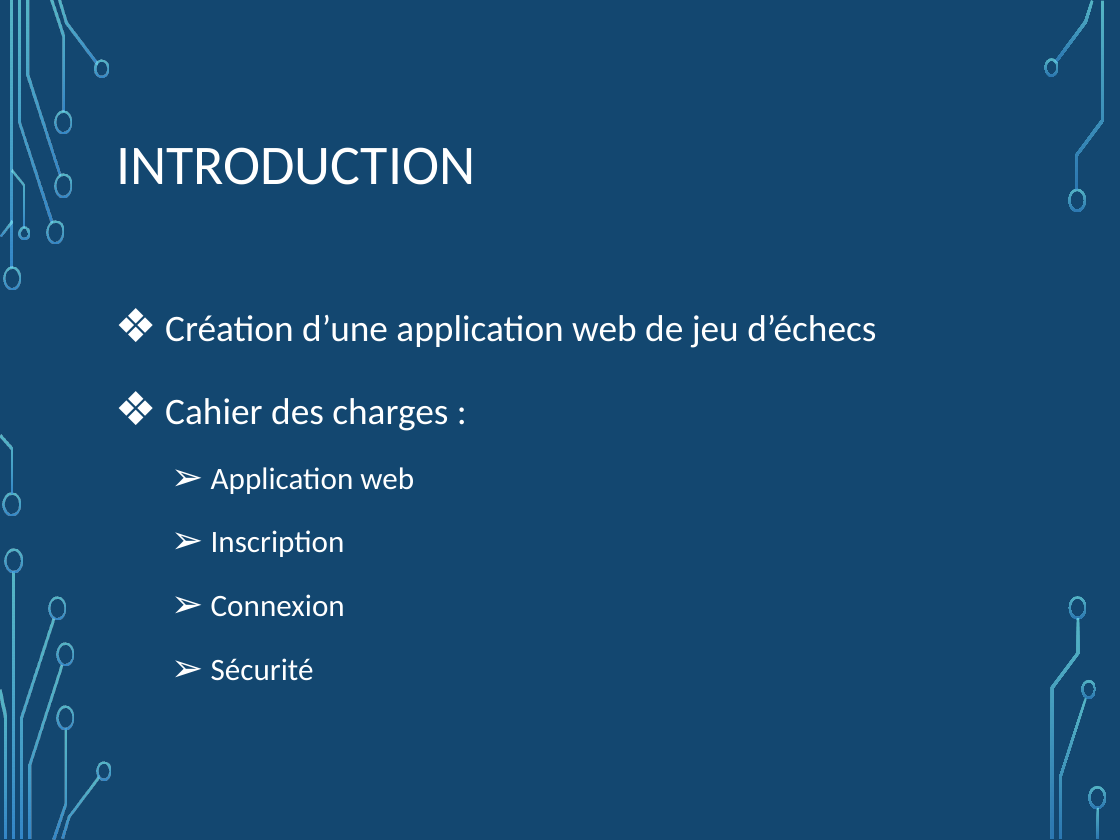
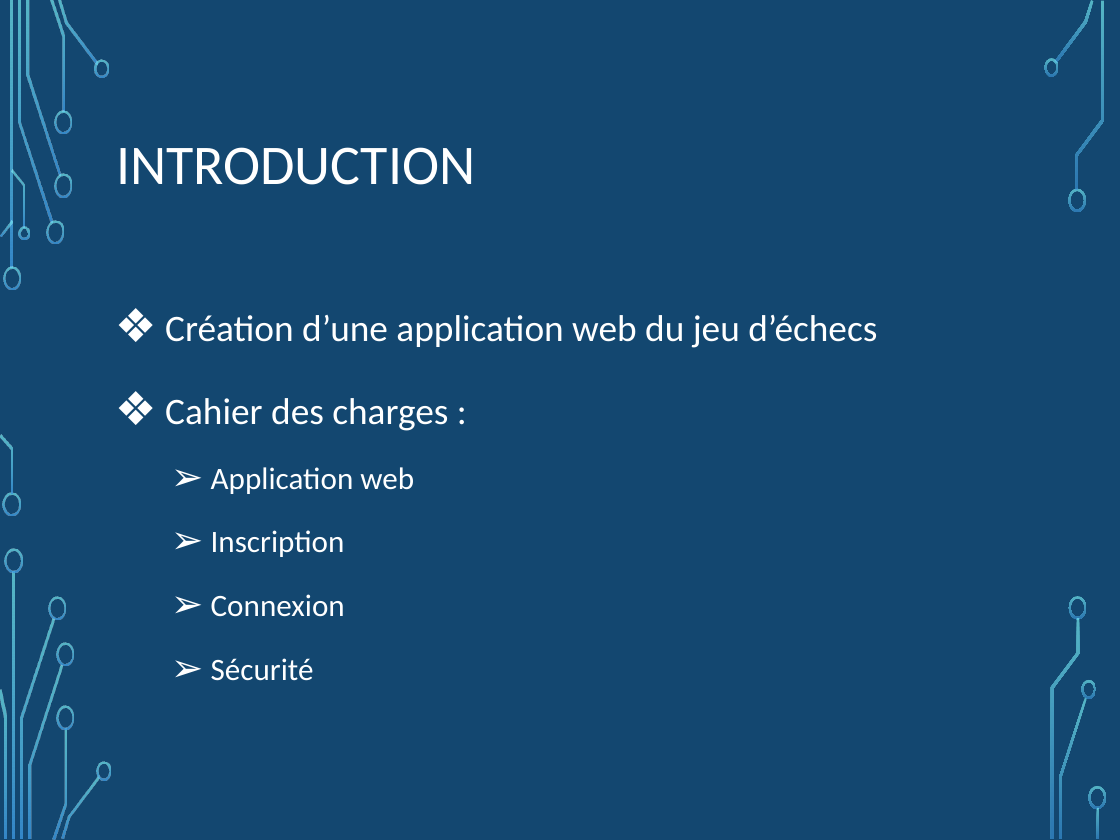
Before and after one commit to NicoPerret/projet-echec, a slide deck: slide 3 of Diapo présentation projet.pptx. Drawn at 1120x840 pixels with LibreOffice and Linux fonts; fonts in the diff are those of the drawing; background and template pictures are left out. Boxes give left, top, right and bottom in pixels: in the first picture for what was removed or moved away, otherwise in the second. Text is boxed around its words. In the diff, an @@ line names an element or a change of style, - is before the commit and + after.

```diff
--- a/Diapo présentation projet.pptx
+++ b/Diapo présentation projet.pptx
@@ text at bbox=[165, 315, 877, 348]: text changed @@
-❖ Création d’une application web de jeu d’échecs
+❖ Création d’une application web du jeu d’échecs
```
Also in this commit, not shown: 9 other slides changed.
